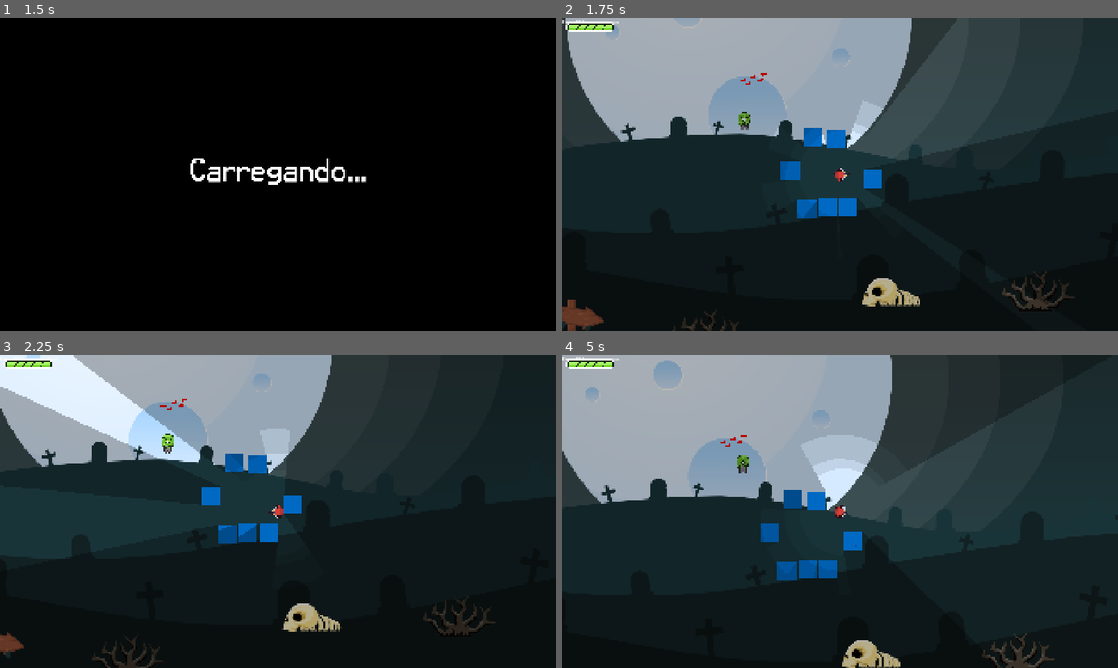
Above: before the commit, frames 1-4 (two rows, left to right).
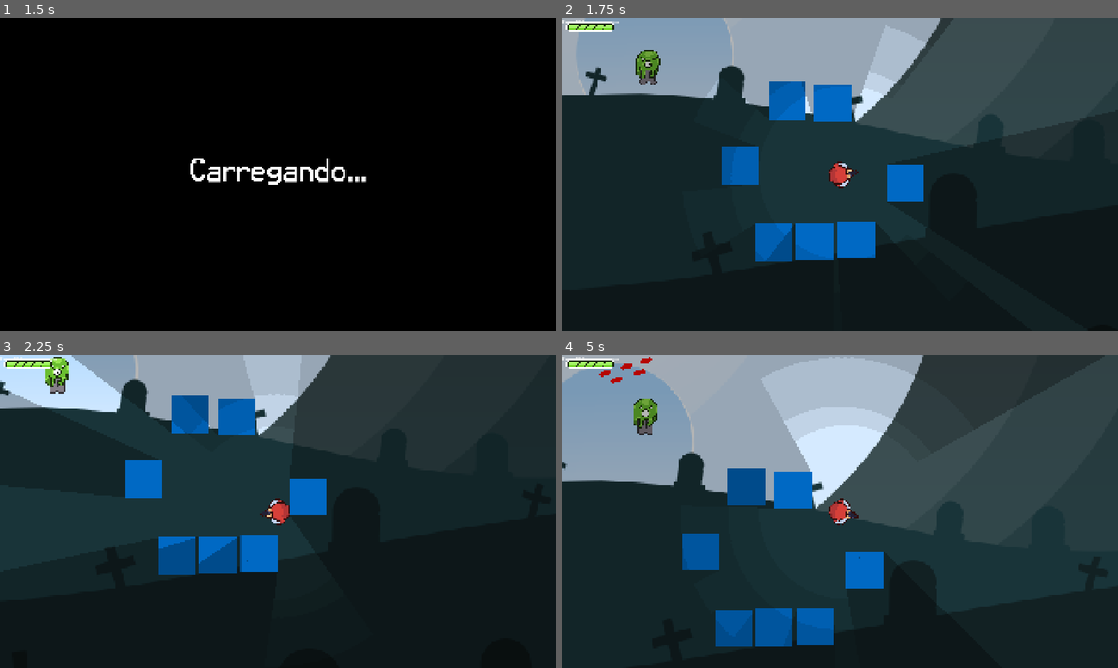
Above: after the commit, the same moments.

Repository: gsmereka/42-Game-Jam
Game: Godot game, scene res://Scenes/UI/Menu/menu.tscn
The game is run twice, just before and just after one commit, with the same random seed, the same clock (stepped at 60 frames per second) and the same inputs.
Inputs (mouse positions are in pixels of both pictures, inside the frame that each line leads up to):
- Up to frame 1 (1.5 s): click "Iniciar" at 0.5 s; tap Enter (ui_accept) at 1.25 s; move the mouse to (400, 158) at 1.27 s; press the mouse at (400, 158) at 1.28 s; hold Right (ui_right) from 1.28 s (still down)
- Up to frame 2 (1.75 s): keep holding Right (ui_right); tap Enter (ui_accept) at 1.52 s
- Up to frame 3 (2.25 s): move the mouse to (166, 527) at 2.02 s; release Right (ui_right) at 2.03 s; release the mouse at (166, 527) at 2.03 s; hold Down (ui_down) from 2.03 s (still down); click (166, 527) at 2.1 s
- Up to frame 4 (5 s): tap Enter (ui_accept) at 2.27, 3.77, 4.52 s; move the mouse to (895, 442) at 2.77 s; release Down (ui_down) at 2.78 s; press the mouse at (895, 442) at 2.78 s; hold Right (ui_right) 2.78-3.53 s; move the mouse to (812, 574) at 3.52 s; release the mouse at (812, 574) at 3.53 s; hold Up (ui_up) 3.53-4.28 s; click (812, 574) at 3.6 s; move the mouse to (1006, 558) at 4.27 s; press the mouse at (1006, 558) at 4.28 s; hold Left (ui_left) from 4.28 s (still down)

Frame 1 is identical in both runs. In frame 2, 24% of the frame differs, in the area x 0-100%, y 0-100%; in frame 3, 21%; in frame 4, 29%.

Commit message:
agora vai

Diff:
--- /dev/null
+++ b/Bullet.gd
@@ -0,0 +1,34 @@
+extends CharacterBody2D
+
+@export var speed: float = 800.0
+@export var lifetime: float = 3.0  # tempo máximo de vida
+var direction: Vector2 = Vector2.ZERO
+
+func _ready():
+	hide()
+	# Timer para autodestruição (se não colidir antes)
+	await get_tree().create_timer(lifetime).timeout
+	if is_inside_tree():
+		queue_free()
+
+func setup(dir: Vector2, start_pos: Vector2):
+	direction = dir.normalized()
+	global_position = start_pos
+	rotation = direction.angle()
+
+func _physics_process(delta: float) -> void:
+	show()
+	velocity = direction * speed
+	move_and_slide()
+
+	# Verifica colisões
+	for i in get_slide_collision_count():
+		var collision = get_slide_collision(i)
+		handle_collision(collision.get_collider())
+
+func handle_collision(collider):
+	# Aqui você pode checar se é inimigo, parede, etc
+	if collider.has_method("take_damage"):
+		collider.take_damage()
+	# Por enquanto: qualquer coisa destrói a bala
+	queue_free()
--- /dev/null
+++ b/Bullet.tscn
@@ -0,0 +1,33 @@
+[gd_scene load_steps=6 format=3 uid="uid://7twkd51pxeje"]
+
+[ext_resource type="Script" uid="uid://g80gw7wxdewv" path="res://Bullet.gd" id="1_4s4u5"]
+[ext_resource type="Texture2D" uid="uid://boj8ru2qkk84s" path="res://sofia/assets/bullet2.png" id="1_ayd6b"]
+
+[sub_resource type="RectangleShape2D" id="RectangleShape2D_4s4u5"]
+size = Vector2(20, 10)
+
+[sub_resource type="AtlasTexture" id="AtlasTexture_7281b"]
+atlas = ExtResource("1_ayd6b")
+region = Rect2(0, 20, 40, 20)
+
+[sub_resource type="SpriteFrames" id="SpriteFrames_u8st5"]
+animations = [{
+"frames": [{
+"duration": 1.0,
+"texture": SubResource("AtlasTexture_7281b")
+}],
+"loop": true,
+"name": &"default",
+"speed": 5.0
+}]
+
+[node name="Bullet" type="CharacterBody2D"]
+script = ExtResource("1_4s4u5")
+
+[node name="CollisionShape2D" type="CollisionShape2D" parent="."]
+shape = SubResource("RectangleShape2D_4s4u5")
+
+[node name="Sprite2D" type="AnimatedSprite2D" parent="."]
+position = Vector2(9.53674e-07, 0)
+scale = Vector2(0.475, 0.4)
+sprite_frames = SubResource("SpriteFrames_u8st5")
--- a/Scenes/Game/characters/Player/player.tscn
+++ b/Scenes/Game/characters/Player/player.tscn
@@ -89,12 +89,18 @@
 [node name="StateManager" parent="." node_paths=PackedStringArray("initial_state") instance=ExtResource("3_42rbx")]
 initial_state = NodePath("StateMove")
 
-[node name="StateMove" type="Node2D" parent="StateManager" node_paths=PackedStringArray("player", "fov")]
+[node name="StateMove" type="Node2D" parent="StateManager" node_paths=PackedStringArray("player", "fov", "origin_bullet")]
 script = ExtResource("4_awq5b")
 player = NodePath("../..")
 fov = NodePath("../../FOV")
+origin_bullet = NodePath("Marker2D")
+fire_rate = 1.0
+
+[node name="Marker2D" type="Marker2D" parent="StateManager/StateMove"]
+position = Vector2(21, 0)
 
 [node name="Camera2D" type="Camera2D" parent="."]
+zoom = Vector2(2, 2)
 
 [node name="FOV" type="Node2D" parent="."]
 position = Vector2(-2, 0)
@@ -171,10 +177,10 @@
 anchors_preset = 15
 anchor_right = 1.0
 anchor_bottom = 1.0
-offset_left = -789.0
-offset_top = -585.0
-offset_right = 980.0
-offset_bottom = 543.0
+offset_left = -755.0
+offset_top = -583.0
+offset_right = 1014.0
+offset_bottom = 545.0
 grow_horizontal = 2
 grow_vertical = 2
 size_flags_horizontal = 4
--- a/Scenes/Game/characters/state_move.gd
+++ b/Scenes/Game/characters/state_move.gd
@@ -2,10 +2,37 @@
 
 @export var player : Player
 @export var fov : Node2D
+@export var origin_bullet : Marker2D
+var can_shoot = true
+@export var fire_rate = 0.0
+@export var bullet_scene = preload("res://Bullet.tscn")
+
+func Enter():
+	await get_tree().create_timer(1).timeout
+	can_shoot = true
 
 func Physics_Update(delta):
+		if Input.is_action_pressed("Click") and can_shoot:
+			shoot()
+
 		move(delta)
 		player.look_at(get_global_mouse_position())
+
+		# Atira com espaço
+
+func shoot():
+	can_shoot = false
+
+	var bullet = bullet_scene.instantiate()
+
+	# Direção = da arma até o mouse
+	var dir = (get_global_mouse_position() - origin_bullet.global_position).normalized()
+	bullet.setup(dir, origin_bullet.global_position)
+	get_tree().current_scene.add_child(bullet)
+
+	# Cooldown
+	await get_tree().create_timer(fire_rate).timeout
+	can_shoot = true
 
 func manageSprites(vector: Vector2) -> void:
 	pass
--- /dev/null
+++ b/Shooter.gd
@@ -0,0 +1,28 @@
+extends Node2D
+
+@export var bullet_scene: PackedScene
+@export var fire_rate: float = 0.2   # segundos entre tiros
+
+var can_shoot: bool = true
+
+func _process(delta: float) -> void:
+	# Rotaciona para mirar no mouse
+	look_at(get_global_mouse_position())
+
+	# Atira com espaço
+	if Input.is_action_pressed("Click") and can_shoot:
+		shoot()
+
+func shoot():
+	can_shoot = false
+
+	var bullet = bullet_scene.instantiate()
+	get_tree().current_scene.add_child(bullet)
+
+	# Direção = da arma até o mouse
+	var dir = (get_global_mouse_position() - global_position).normalized()
+	bullet.setup(dir, global_position)
+
+	# Cooldown
+	await get_tree().create_timer(fire_rate).timeout
+	can_shoot = true
--- /dev/null
+++ b/Shooter.tscn
@@ -0,0 +1,12 @@
+[gd_scene load_steps=4 format=3 uid="uid://88nqap44qpki"]
+
+[ext_resource type="Script" uid="uid://gwx85hms83r0" path="res://Shooter.gd" id="1_odcwc"]
+[ext_resource type="PackedScene" uid="uid://7twkd51pxeje" path="res://Bullet.tscn" id="2_mfdlc"]
+[ext_resource type="Texture2D" uid="uid://4ytvxu8xteu3" path="res://sofia/assets/inimigo-rascunho-sheet.png" id="3_odcwc"]
+
+[node name="Shooter" type="Node2D"]
+script = ExtResource("1_odcwc")
+bullet_scene = ExtResource("2_mfdlc")
+
+[node name="Sprite2D" type="Sprite2D" parent="."]
+texture = ExtResource("3_odcwc")
--- a/project.godot
+++ b/project.godot
@@ -71,6 +71,15 @@
 "events": [Object(InputEventKey,"resource_local_to_scene":false,"resource_name":"","device":-1,"window_id":0,"alt_press …(195 unchanged characters)…
 ]
 }
+Click={
+"deadzone": 0.2,
+"events": [Object(InputEventMouseButton,"resource_local_to_scene":false,"resource_name":"","device":-1,"window_id":0,"alt_pressed":false,"shift_pressed":false,"ctrl_pressed":false,"meta_pressed":false,"button_mask":1,"position":Vector2(175, 19),"global_position":Vector2(184, 67),"factor":1.0,"button_index":1,"canceled":false,"pressed":true,"double_click":false,"script":null)
+]
+}
+
+[layer_names]
+
+2d_physics/layer_3="bala"
 
 [rendering]
 
Not shown, added: Bullet.gd.uid
Not shown, added: Shooter.gd.uid
